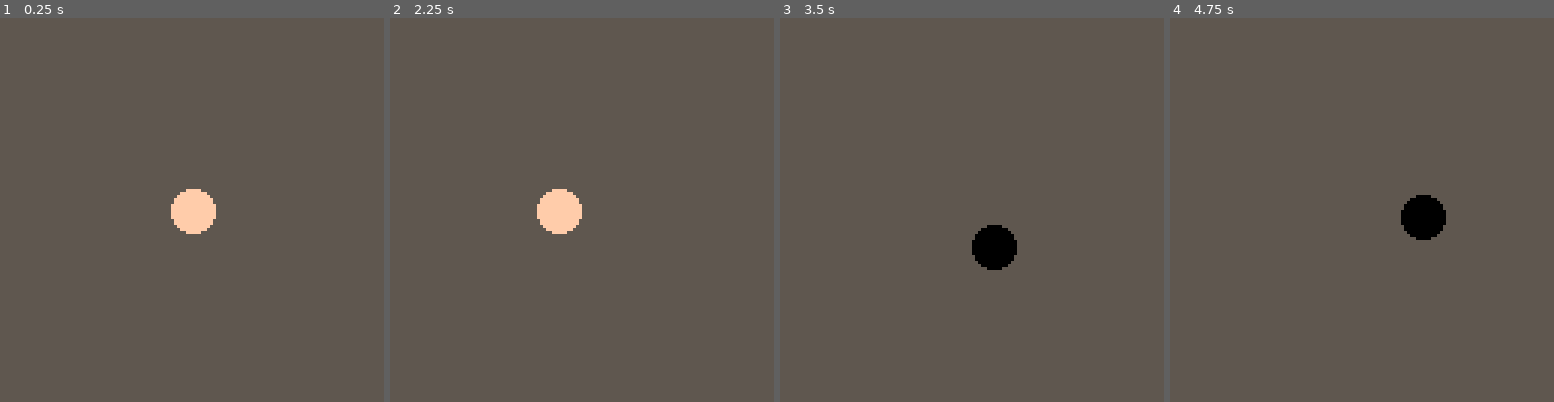
Above: before the commit, frames 1-4 (left to right).
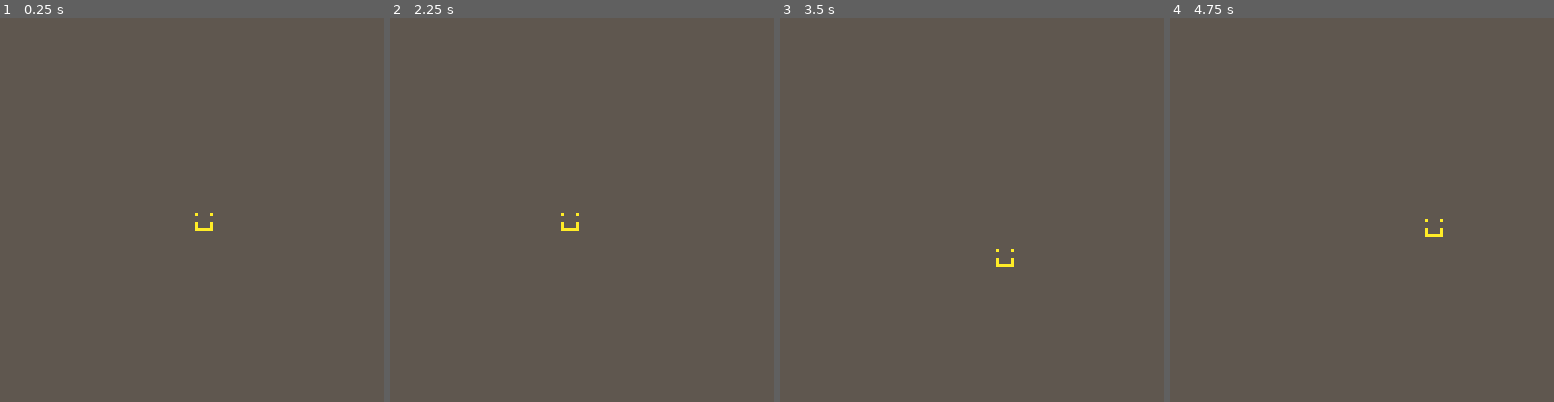
Above: after the commit, the same moments.

Repository: getsentry/hackweek-pico8-game
Game: PICO-8 cartridge hackweek_pico_8_game.p8
Two runs of this game, one before a commit and one after it. Both use one fixed random seed, a clock stepped at 60 frames per second and the inputs below.
Inputs:
- Up to frame 1 (0.25 s): no input
- Up to frame 2 (2.25 s): tap O (Z key) at 0.33, 0.7, 1.43, 2.22 s; tap X (X key) at 1.07, 2.07 s; hold Left from 1.97 s (still down)
- Up to frame 3 (3.5 s): release Left at 2.37 s; tap X (X key) every 0.33 s from 2.4 to 3.4 s; hold Down 2.42-2.82 s; hold Right from 2.87 s (still down); tap O (Z key) at 3.1 s
- Up to frame 4 (4.75 s): release Right at 3.53 s; hold Up 3.58-4.08 s; tap X (X key) every 0.33 s from 3.73 to 4.73 s; tap O (Z key) at 3.98 s; hold Right 4.13-4.53 s; hold Down from 4.58 s (still down)

The runs differ from the first frame. In frame 1, 1.1% of the frame differs, in the area x 44-57%, y 44-57%; in frame 2, 1.1%; in frame 3, 1.1%; in frame 4, 1.1%.

Commit message:
babbys first sprite

Diff:
--- a/hackweek_pico_8_game.p8
+++ b/hackweek_pico_8_game.p8
@@ -1,5 +1,5 @@
 pico-8 cartridge // http://www.pico-8.com
-version 16
+version 42
 __lua__
 --hackweek-pico8-game
 
@@ -18,5 +18,13 @@
 
 function _draw()
  rectfill(0,0,127,127,5)
- circfill(x,y,7,c)
+ spr(1,x,y)
 end
+__gfx__
+00000000000000000000000000000000000000000000000000000000000000000000000000000000000000000000000000000000000000000000000000000000
+000000000a0000a00000000000000000000000000000000000000000000000000000000000000000000000000000000000000000000000000000000000000000
+00000000000000000000000000000000000000000000000000000000000000000000000000000000000000000000000000000000000000000000000000000000
+00000000000000000000000000000000000000000000000000000000000000000000000000000000000000000000000000000000000000000000000000000000
+000000000a0000a00000000000000000000000000000000000000000000000000000000000000000000000000000000000000000000000000000000000000000
+000000000a0000a00000000000000000000000000000000000000000000000000000000000000000000000000000000000000000000000000000000000000000
+000000000aaaaaa00000000000000000000000000000000000000000000000000000000000000000000000000000000000000000000000000000000000000000
--- a/src/0.init.lua
+++ b/src/0.init.lua
@@ -15,5 +15,5 @@
 
 function _draw()
  rectfill(0,0,127,127,5)
- circfill(x,y,7,c)
+ spr(1,x,y)
 end
